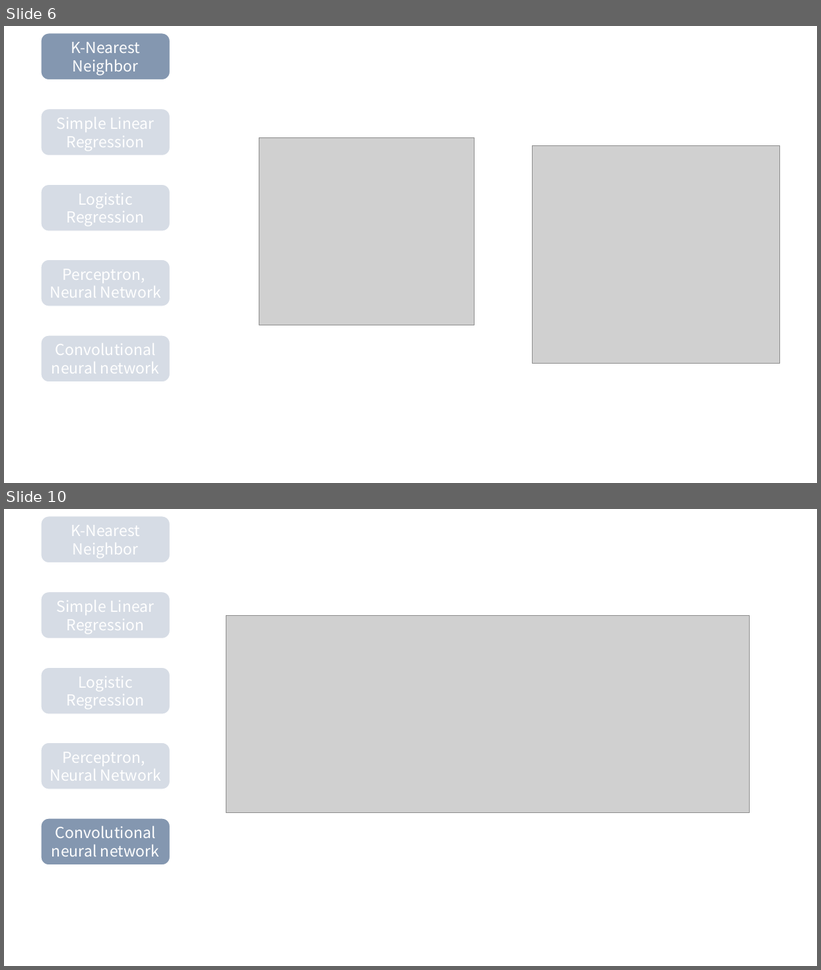
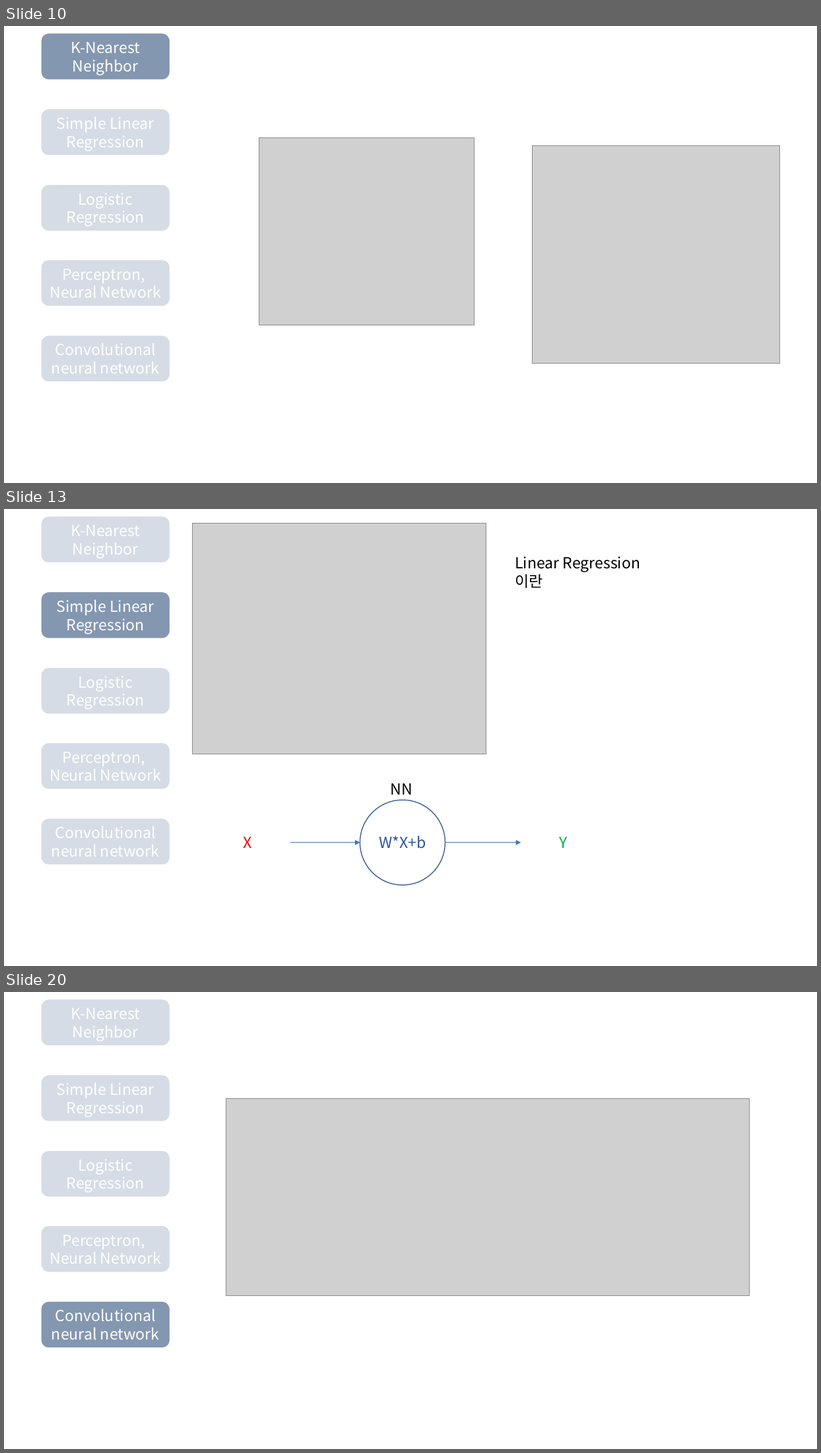
Before and after one commit to Linejin/ai_study, a slide deck: planning/AI seminar.pptx. Shown one above the other, each under a label of ours: slides 6 and 10 before the commit, slides 10, 13 and 20 after it; the slides between them are not shown. The pictures are 821x970 and 821x1453 pixels, drawn with LibreOffice and Linux fonts; fonts in the diff are those of the drawing; grey boxes stand for pictures. Boxes give left, top, right and bottom in pixels: in the first picture for what was removed or moved away, otherwise in the second. Text is boxed around its words. In the diff, an @@ line names an element or a change of style, - is before the commit and + after.

```diff
--- a/planning/AI seminar.pptx
+++ b/planning/AI seminar.pptx
@@ slide 13 added at box(4, 509, 817, 966), background #FFFFFF @@
@@ rounded rectangle added at box(41, 516, 170, 563), fill #D6DCE5, outline #FFFFFF 1 pt, 18 pt, text #FFFFFF @@
+K-Nearest Neighbor
@@ picture added at box(193, 523, 486, 754) @@
@@ text added at box(515, 557, 559, 569), 18 pt, text #000000 @@
+Linear Regression이란
@@ rounded rectangle added at box(41, 592, 170, 639), fill #8497B0, outline #FFFFFF 1 pt, 18 pt, text #FFFFFF @@
+Simple Linear Regression
@@ rounded rectangle added at box(41, 667, 170, 714), fill #D6DCE5, outline #FFFFFF 1 pt, 18 pt, text #FFFFFF @@
+Logistic Regression
@@ rounded rectangle added at box(41, 743, 170, 789), fill #D6DCE5, outline #FFFFFF 1 pt, 18 pt, text #FFFFFF @@
+Perceptron,
+Neural Network
@@ text added at box(391, 784, 413, 795), 18 pt, text #000000 @@
+NN
@@ ellipse added at box(205, 800, 290, 885), 18 pt, text #FF0000 @@
+X
@@ ellipse added at box(360, 800, 446, 885), outline #325491 1 pt, 18 pt, text #2F5597 @@
+W*X+b
@@ ellipse added at box(521, 800, 607, 885), 18 pt, text #00B050 @@
+Y
@@ rounded rectangle added at box(41, 819, 170, 866), fill #D6DCE5, outline #FFFFFF 1 pt, 18 pt, text #FFFFFF @@
+Convolutional
+neural network
@@ arrow added from (290, 843) to (360, 843), #4472C4 0.5 pt @@
@@ arrow added from (445, 843) to (521, 843), #4472C4 0.5 pt @@
@@ what was slide 6 is now slide 10 @@
@@ what was slide 10 is now slide 20 @@
```
Also in this commit, not shown: 5 slides changed, 9 other slides added, 1 other file.
